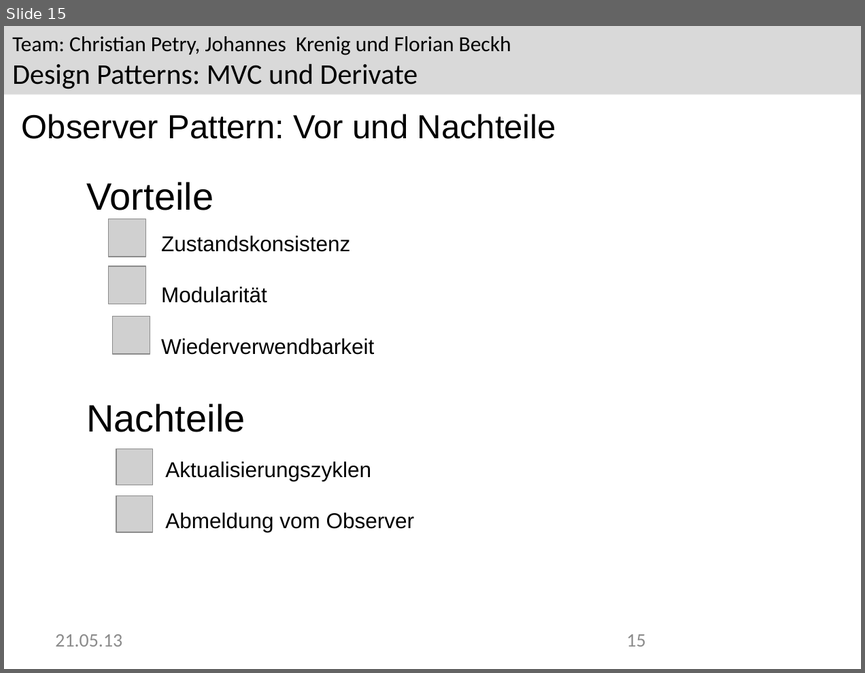
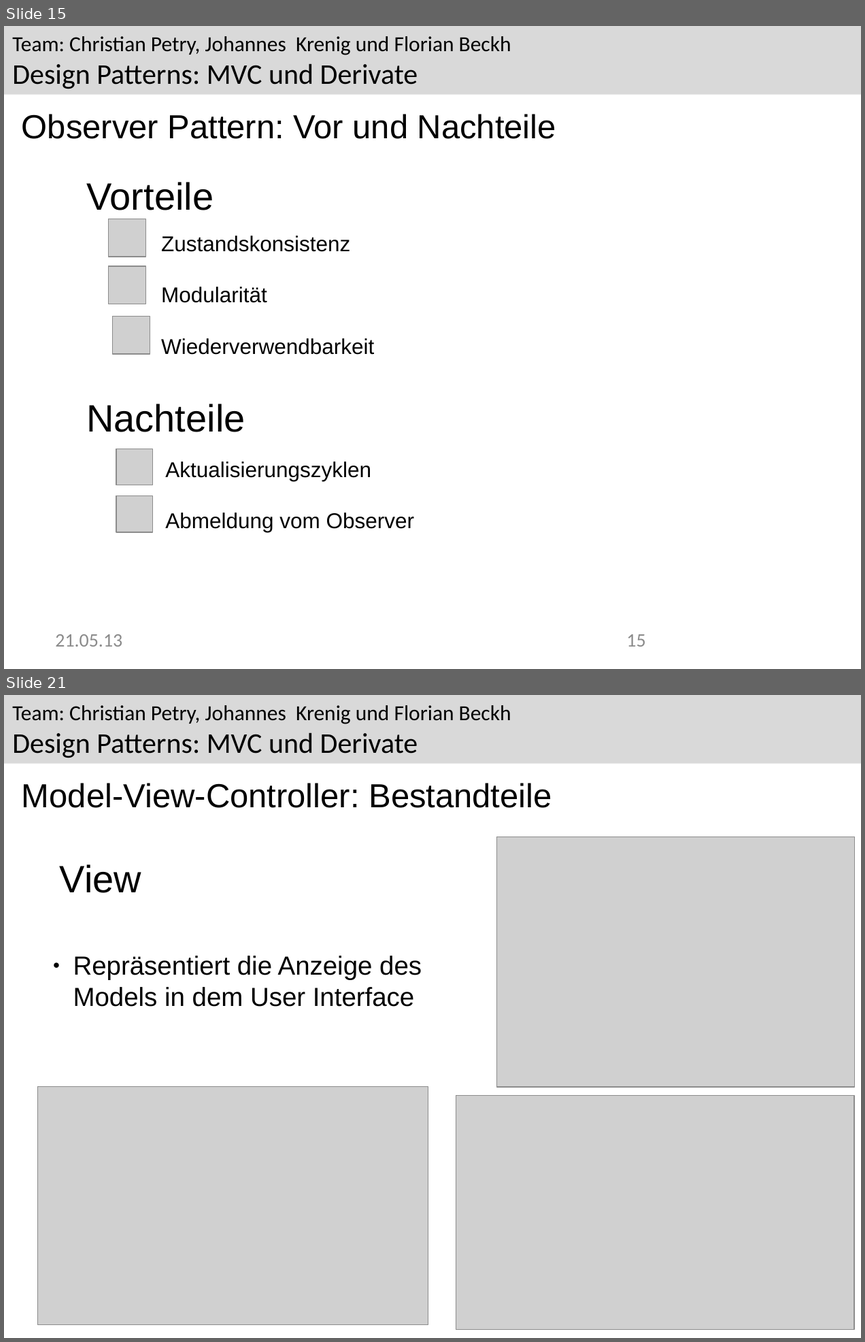
Before and after one commit to Greever/Design-Pattern-MVC, a slide deck: Dokumentation/Praesentation/Observer.odp. Shown one above the other, each under a label of ours: slide 15 before the commit, slides 15 and 21 after it; the slides between them are not shown. The pictures are 865x673 and 865x1342 pixels, drawn with LibreOffice and Linux fonts; fonts in the diff are those of the drawing; grey boxes stand for pictures; background and template pictures are left out. Boxes give left, top, right and bottom in pixels: in the first picture for what was removed or moved away, otherwise in the second. Text is boxed around its words. In the diff, an @@ line names an element or a change of style, - is before the commit and + after.

```diff
--- a/Dokumentation/Praesentation/Observer.odp
+++ b/Dokumentation/Praesentation/Observer.odp
@@ slide 21 added at box(4, 695, 861, 1338), background #FFFFFF; not listed: 1 template element that a slide beside it also shows @@
@@ text added at box(22, 783, 551, 808), 28 pt, text #000000 @@
+Model-View-Controller: Bestandteile
@@ picture added at box(496, 836, 855, 1087) @@
@@ text added at box(60, 864, 141, 893), 32 pt, text #000000 @@
+View
@@ text added at box(73, 955, 422, 1006), 22 pt, text #000000 @@
+● Repräsentiert die Anzeige des Models in dem User Interface
@@ picture added at box(37, 1087, 428, 1325) @@
@@ picture added at box(456, 1095, 855, 1329) @@
```
Also in this commit, not shown: 1 slide changed, 11 other slides added, 7 other files.
